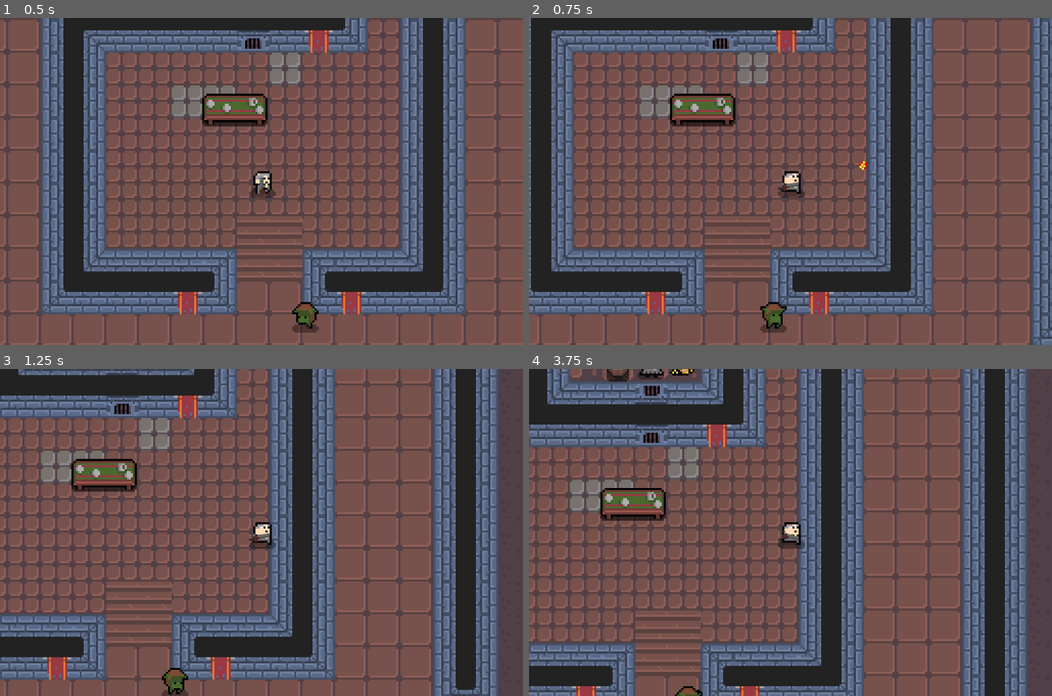
Above: before the commit, frames 1-4 (two rows, left to right).
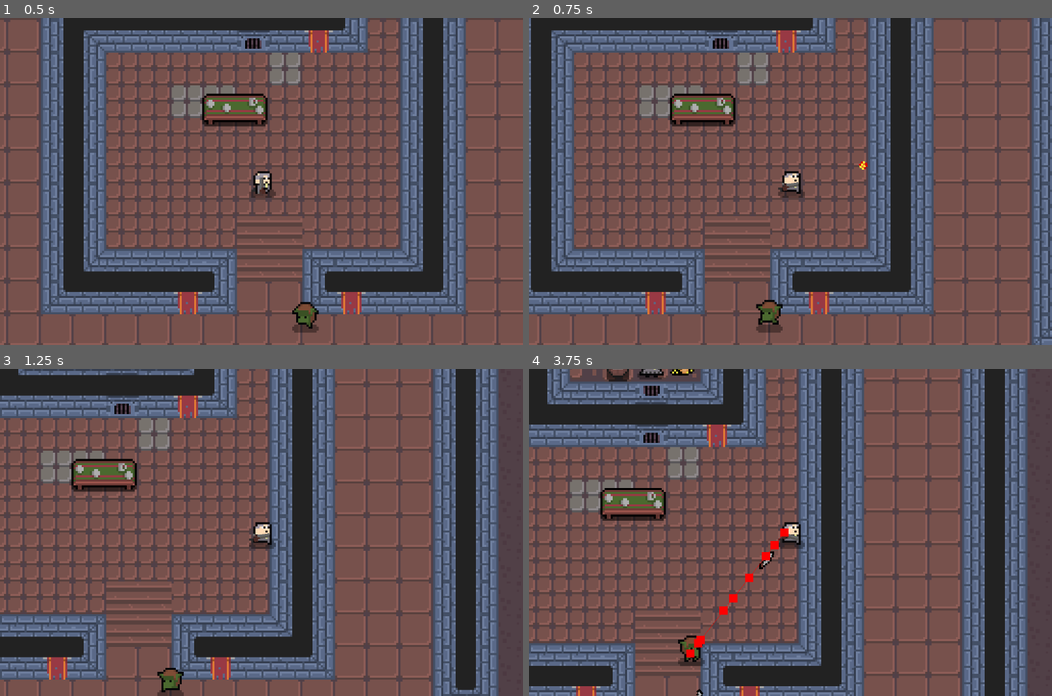
Above: after the commit, the same moments.

Repository: KrogSith/Holy_Quest
Game: Godot game, scene res://Scenes/Levels/dev_scene.tscn
Same seed, same stepped clock (60 frames per second), same inputs: the game is played once before the commit and once after it. This scene is started directly instead of the project's main scene.
Inputs (mouse positions are in pixels of both pictures, inside the frame that each line leads up to):
- Up to frame 1 (0.5 s): no input
- Up to frame 2 (0.75 s): move the mouse to (905, 165) at 0.52 s; hold D (move_right) from 0.53 s (still down); click (905, 165) at 0.6 s
- Up to frame 3 (1.25 s): keep holding D (move_right); tap W (move_up) at 0.77 s
- Up to frame 4 (3.75 s): move the mouse to (685, 548) at 1.27 s; tap 2 at 1.35 s; tap W (move_up) at 1.52, 3.02 s; move the mouse to (842, 460) at 2.02 s; release D (move_right) at 2.03 s; hold A (move_left) 2.03-2.78 s; hold 3 2.03-2.78 s; move the mouse to (764, 597) at 2.77 s; hold D (move_right) from 2.78 s (still down); tap 4 at 2.85 s; move the mouse to (947, 581) at 3.52 s; hold 5 from 3.53 s (still down)

Frame 1 is identical in both runs. In frame 2, 0.3% of the frame differs, in the area x 43-50%, y 86-97%; in frame 3, 0.3%; in frame 4, 0.8%, in the area x 27-50%, y 48-100%.

Commit message:
improved goblin ai

Diff:
--- a/Scenes/Characters/Enemies/Enemy_Goblin/enemy_goblin.tscn
+++ b/Scenes/Characters/Enemies/Enemy_Goblin/enemy_goblin.tscn
@@ -118,6 +118,7 @@
 avoidance_enabled = true
 radius = 5.0
 max_speed = 130.0
+debug_enabled = true
 
 [node name="AnimatedSprite2D" type="AnimatedSprite2D" parent="."]
 sprite_frames = SubResource("SpriteFrames_67sa0")
--- a/Scenes/Levels/Intermediate/room_0.tscn
+++ b/Scenes/Levels/Intermediate/room_0.tscn
@@ -13,7 +13,7 @@
 metadata/_edit_lock_ = true
 
 [node name="TileMap" parent="." instance=ExtResource("1_55ep0")]
-layer_0/tile_data = PackedInt32Array(65537, 524288, 4, 13107 …(3150 unchanged characters)…  0, 4, 393223, 0, 4, 393224, 0, 4, 327688, 0, 4, 327689, 0, 4, 393225, 0, 4, 262146, 0, 4, 327682, 0, 4, 327683, 0, 4, 262147, 0, 4, 196622, 0, 4, 196623, 0, 4)
+layer_0/tile_data = PackedInt32Array(65537, 524288, 4, 13107 …(3150 unchanged characters)…  0, 4, 393223, 0, 4, 393224, 0, 4, 327689, 0, 4, 393225, 0, 4, 262146, 0, 4, 327682, 0, 4, 327683, 0, 4, 262147, 0, 4, 196622, 0, 4, 196623, 0, 4, 327688, 0, 4)
 
 [node name="TileMap2" parent="." instance=ExtResource("1_55ep0")]
 z_index = 2
--- a/Scripts/Characters/Enemies/Enemy_Goblin.gd
+++ b/Scripts/Characters/Enemies/Enemy_Goblin.gd
@@ -81,6 +81,7 @@
 
 func makepath():
 	nav_agent.target_position = player.global_position
+	current_state = State.Attack
 
 
 func isColliding():
@@ -154,7 +155,9 @@
 			makepath_away()
 			current_state = State.Attack
 		else: current_state = State.Idle #velocity = Vector2.ZERO
-	else: makepath()
+	else:
+		makepath()
+		print('YES')
 	$MakePathTimer.start(0.5)
 
 
